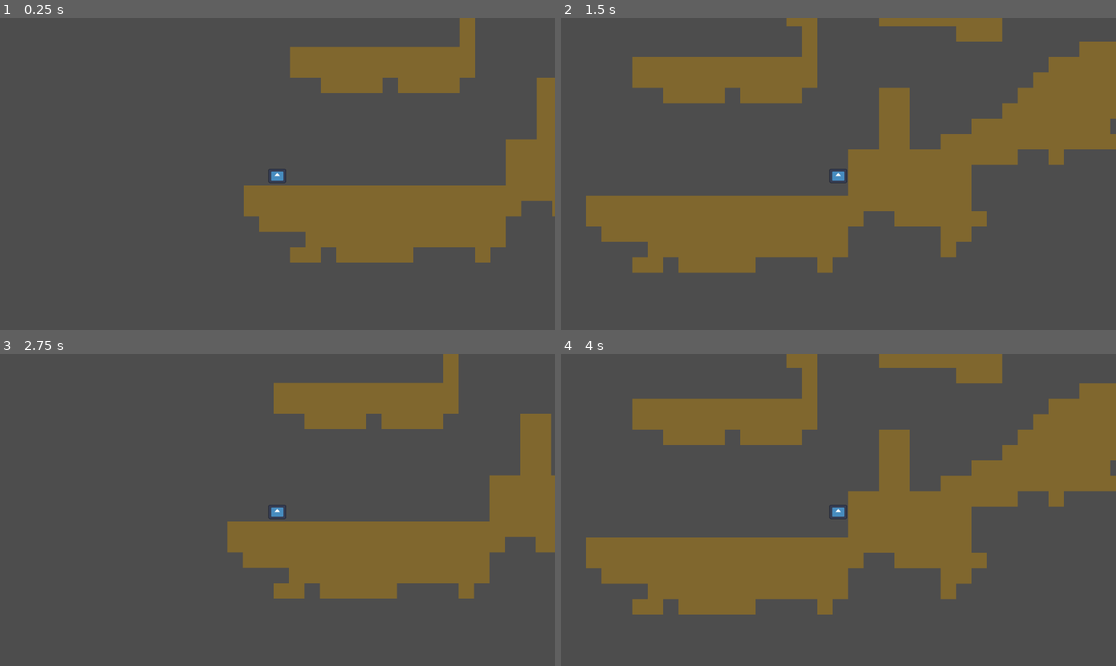
Above: before the commit, frames 1-4 (two rows, left to right).
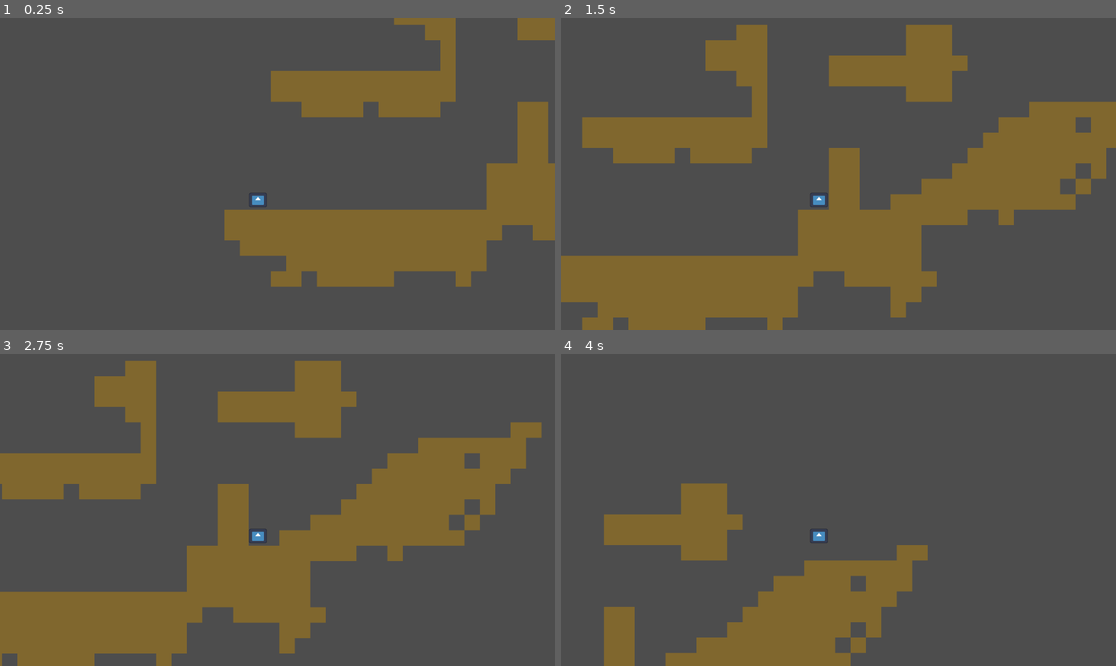
Above: after the commit, the same moments.

Repository: rawardi/MarchSosegamjamKaputt
Game: Godot game, scene res://Scenes/level_1.tscn
Two runs of this game, one before a commit and one after it. Both use one fixed random seed, a clock stepped at 60 frames per second and the inputs below. The engine's default icon, where the game draws it, is replaced by a stand-in: a white triangle on a blue panel in a dark square.
Inputs:
- Up to frame 1 (0.25 s): no input
- Up to frame 2 (1.5 s): tap Enter at 0.5 s; hold Right (ui_right) from 0.53 s (still down); tap Up (ui_up) at 0.77 s
- Up to frame 3 (2.75 s): tap Up (ui_up) at 1.52 s; release Right (ui_right) at 2.03 s; hold Left (ui_left) from 2.03 s (still down)
- Up to frame 4 (4 s): release Left (ui_left) at 2.78 s; hold Right (ui_right) from 2.78 s (still down); tap Up (ui_up) at 3.02, 3.77 s

The runs differ from the first frame. In frame 1, 16% of the frame differs, in the area x 40-100%, y 0-87%; in frame 2, 44%, in the area x 0-100%, y 0-100%; in frame 3, 38%; in frame 4, 37%.

Commit message:
yay more physics

Diff:
--- a/new-game-project/Player.tscn
+++ b/new-game-project/Player.tscn
@@ -18,4 +18,5 @@
 shape = SubResource("RectangleShape2D_y0j5y")
 
 [node name="Camera2D" type="Camera2D" parent="."]
+position = Vector2(20, -25)
 zoom = Vector2(2, 2)
--- a/new-game-project/player.gd
+++ b/new-game-project/player.gd
@@ -2,20 +2,19 @@
 
 
 
-const SPEED = 300.0
-const JUMP_VELOCITY = -400.0
+
+const JUMP_VELOCITY = -500.0
+var MAX_SPEED = 700.0
+var SPEED = 200
 var DoubleJump= 0
 var Dash=0
 # Get the gravity from the project settings to be synced with RigidBody nodes.
 var gravity = ProjectSettings.get_setting("physics/2d/default_gravity")
 
-@onready var anim = get_node("AnimationPlayer")
+#@onready var anim = get_node("AnimationPlayer")
 
 func _physics_process(delta):
 
-	if is_on_wall_only() :
-		velocity.y += gravity * delta
-		velocity.y = velocity.y *0.8
 	# Add the gravity.
 	if not is_on_floor():
 		velocity.y += gravity * delta
@@ -35,6 +34,14 @@
 		get_node("Sprite2D").flip_h = false
 	if direction:
 		velocity.x = direction * SPEED
+		if (SPEED < MAX_SPEED):
+			SPEED += 20
 	else:
 		velocity.x = move_toward(velocity.x, 0, SPEED)
+		SPEED = 300
 	move_and_slide()
+
+	if is_on_wall():
+		SPEED = 300
+
+	print(velocity.x)
--- a/new-game-project/project.godot
+++ b/new-game-project/project.godot
@@ -21,3 +21,7 @@
 "deadzone": 0.5,
 "events": []
 }
+
+[physics]
+
+2d/default_gravity=2080.0
